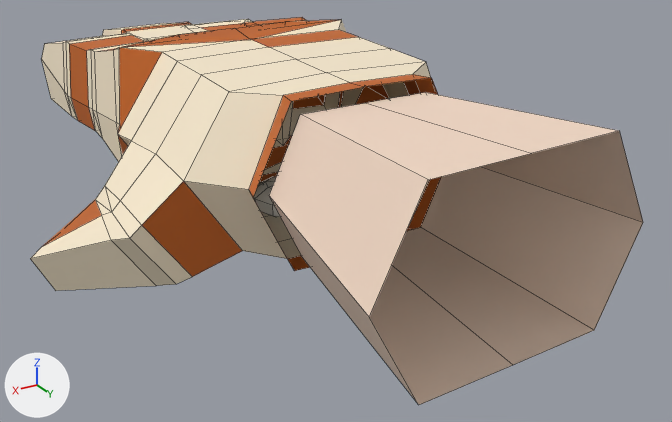
A saved change to the FBX model Assets/ZonkContent/Art/Models/HandLooks/Hand_CatPaw.fbx.
One viewpoint serves both versions: a camera (50 mm lens) standing at (0.791, 1.67, 0.636) and looking at (-0.154, 0.096, -0.151). The axes (+X, +Y, +Z) are drawn at lower left. The lights are the same throughout. The older version comes first. Mesh edges are drawn as thin lines.

The first picture shows 'Hand_CatPaw'.
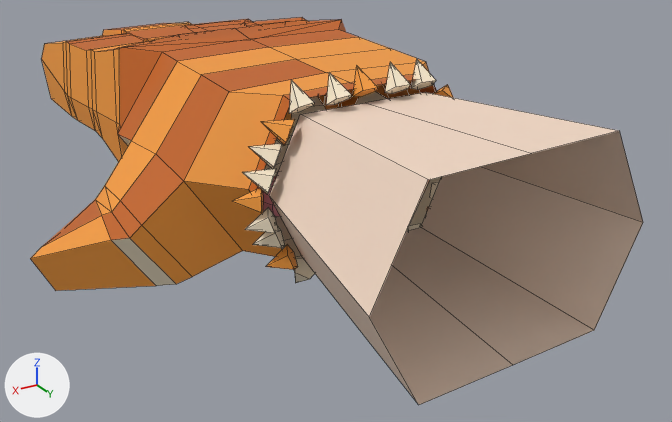
Where the change shows, as pixel boxes (x1, y1, x2, y2) in the pictures (672 x 422 px):
part 1 of me_hand_catpaw, added
    after: (232, 60, 453, 283)
part 2 of me_hand_catpaw, surface changed (beige to orange)
    both: (30, 19, 456, 291)

Patch to the scene script:
```diff
--- a/Assets/ZonkContent/Art/Models/HandLooks/Hand_CatPaw.fbx.py
+++ b/Assets/ZonkContent/Art/Models/HandLooks/Hand_CatPaw.fbx.py
@@ me_hand_catpaw @@
 # used by ob_hand_catpaw; location = (0.0, 0.0, 0.0)
-me_hand_catpaw.from_pydata(...)  # 453 vertices, 500 faces; spans x -0.43..0.44, y -0.84..0.74, z -0.3..0.18
+me_hand_catpaw.from_pydata(...)  # 597 vertices, 644 faces; spans x -0.43..0.44, y -0.84..0.74, z -0.3..0.21
+# me_hand_catpaw part 1
+# 144 vertices are added at x -0.38..0.16, y 0.24..0.32, z -0.21..0.21
+# 144 new faces join them, mat_hand_catpaw (picture img_hand_catpaw_png)
+# me_hand_catpaw part 2: 444 kept faces spanning x -0.43..0.44, y -0.84..0.74, z -0.3..0.18 get new texture (UV) coordinates
 me_hand_catpaw.materials.append(mat_hand_skin)
```
